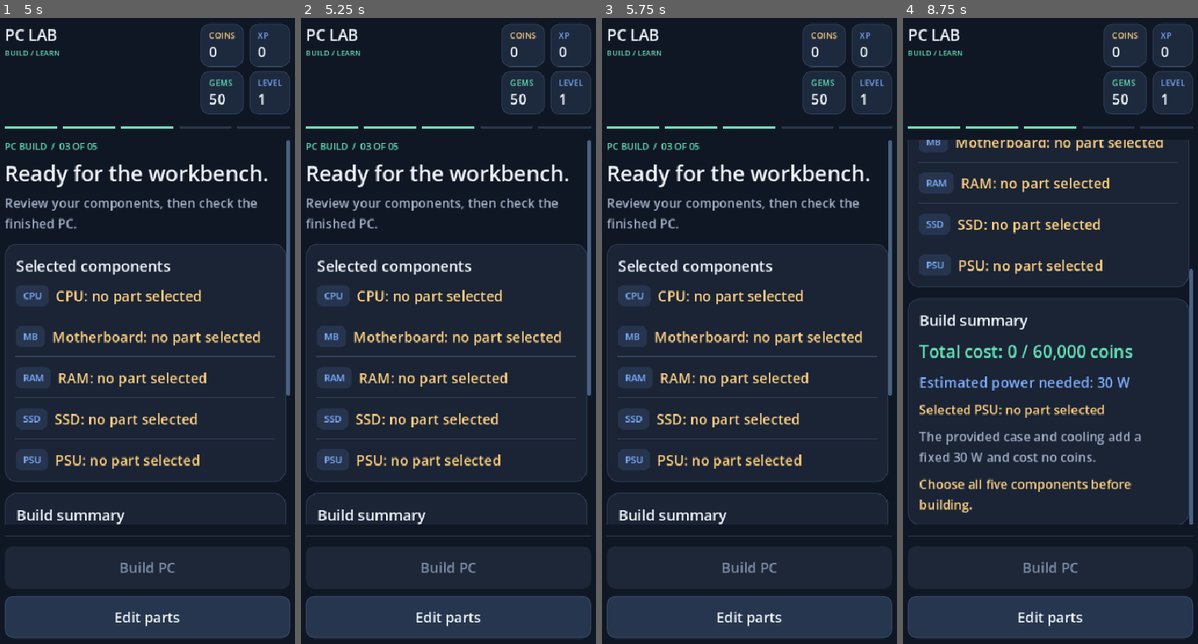
Above: before the commit, frames 1-4 (left to right).
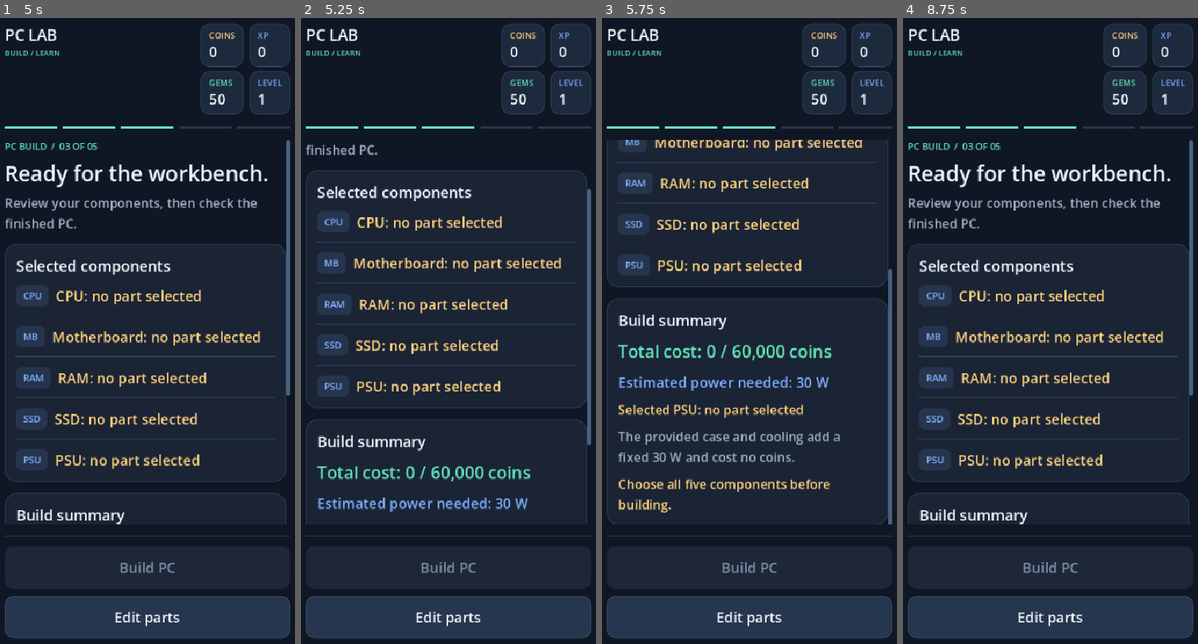
Above: after the commit, the same moments.

Repository: weebfetish/android-game
Game: Godot game, scene res://scenes/screens/pc_build.tscn
The game is run twice, just before and just after one commit, with the same random seed, the same clock (stepped at 60 frames per second) and the same inputs. This scene is started directly instead of the project's main scene.
Inputs (mouse positions are in pixels of both pictures, inside the frame that each line leads up to):
- Up to frame 1 (5 s): click "Edit parts" at 0.5 s; click "Edit parts" at 1.25 s; click "Edit parts" at 2 s; tap Enter at 2.75, 4.25 s; move the mouse to (215, 299) at 2.77 s; click (215, 299) at 2.92 s; tap Space at 3.5 s; drag from (85, 362) to (132, 456) at 3.52 s; move the mouse to (179, 193) at 4.27 s; click (179, 193) at 4.42 s
- Up to frame 2 (5.25 s): tap Space at 5 s; drag from (433, 456) to (354, 237) at 5.02 s
- Up to frame 3 (5.75 s): no input
- Up to frame 4 (8.75 s): tap Enter at 5.75 s; move the mouse to (1144, 424) at 5.77 s; click (1144, 424) at 5.92 s; tap Space at 6.5 s; drag from (956, 237) to (1003, 174) at 6.52 s; move the mouse to (1065, 331) at 7.27 s; click (1065, 331) at 7.42 s; drag from (1003, 174) to (988, 362) at 8.02 s

Frame 1 is identical in both runs. In frame 2, 12% of the frame differs, in the area x 1-99%, y 19-81%; in frame 3, 13%; in frame 4, 13%.

Commit message:
Prepare Android device build

Diff:
--- a/project.godot
+++ b/project.godot
@@ -31,6 +31,12 @@
 window/size/window_height_override=780
 window/stretch/mode="canvas_items"
 window/stretch/aspect="expand"
+window/handheld/orientation=1
+
+[input_devices]
+
+pointing/emulate_mouse_from_touch=true
+pointing/emulate_touch_from_mouse=false
 
 [rendering]
 
--- a/scripts/ui/part_choice_card.gd
+++ b/scripts/ui/part_choice_card.gd
@@ -16,6 +16,8 @@
 	set_meta("part_id", part.id)
 	set_meta("category", part.category)
 	toggle_mode = true
+	# Let the page receive finger drags and cancel a tap when scrolling begins.
+	mouse_filter = Control.MOUSE_FILTER_PASS
 	custom_minimum_size.y = 174
 	size_flags_horizontal = Control.SIZE_EXPAND_FILL
 	mouse_default_cursor_shape = Control.CURSOR_POINTING_HAND
--- a/scripts/ui/screen_ui.gd
+++ b/scripts/ui/screen_ui.gd
@@ -179,6 +179,8 @@
 
 static func card(parent: Node, title: String) -> VBoxContainer:
 	var panel := PanelContainer.new()
+	# Decorative panels must not stop touch drags before the page scrolls.
+	panel.mouse_filter = Control.MOUSE_FILTER_PASS
 	panel.size_flags_horizontal = Control.SIZE_EXPAND_FILL
 	parent.add_child(panel)
 	var content := VBoxContainer.new()
@@ -217,6 +219,8 @@
 
 static func button(text: String, primary: bool = false) -> Button:
 	var result := Button.new()
+	# Buttons on the job board can also be the starting point of a swipe.
+	result.mouse_filter = Control.MOUSE_FILTER_PASS
 	result.text = text
 	result.custom_minimum_size.y = 60
 	result.size_flags_horizontal = Control.SIZE_EXPAND_FILL
--- /dev/null
+++ b/tests/android_input_tests.gd
@@ -0,0 +1,270 @@
+extends RefCounted
+## Desktop engine checks of native touch events and separate-process local saves.
+## These checks do not replace testing an exported APK on an Android device.
+
+var _tree: SceneTree
+var _state: Node
+var _report: Callable
+
+
+func run(tree: SceneTree, state: Node, report: Callable) -> void:
+	_tree = tree
+	_state = state
+	_report = report
+	_expect(Input.emulate_mouse_from_touch and not Input.emulate_touch_from_mouse,
+		"Project input settings turn native touches into button clicks without duplicate touch emulation")
+	_expect(ProjectSettings.get_setting("display/window/handheld/orientation") == 1,
+		"The Android window requests portrait orientation")
+	var presets := ConfigFile.new()
+	var preset_loaded: bool = presets.load("res://export_presets.cfg") == OK
+	_expect(preset_loaded, "Android export configuration can be read")
+	if preset_loaded:
+		_expect(presets.get_value("preset.0", "platform", "") == "Android" and presets.get_value("preset.0", "runnable", false),
+			"The runnable test export targets Android")
+		_expect(presets.get_value("preset.0", "export_filter", "") == "all_resources",
+			"The Android export includes dynamically loaded gameplay resources")
+		var exclusions: PackedStringArray = str(presets.get_value("preset.0", "exclude_filter", "")).split(",")
+		_expect(exclusions.has("tests/*") and exclusions.has("docs/*") and exclusions.has("README.md"),
+			"The Android game package excludes test helpers and documentation")
+	var previous_size: Vector2i = tree.root.size
+	var previous_scale_size: Vector2i = tree.root.content_scale_size
+	for viewport_size in [Vector2i(360, 800), Vector2i(440, 900)]:
+		_state.reset_progress()
+		tree.root.content_scale_size = viewport_size
+		tree.root.size = viewport_size
+		var main: Node = load("res://scenes/main.tscn").instantiate()
+		tree.root.add_child(main)
+		await _frames()
+		await _test_phone_input(main, viewport_size)
+		main.queue_free()
+		await _frames()
+	tree.root.size = previous_size
+	tree.root.content_scale_size = previous_scale_size
+	_state.reset_progress()
+	await _frames()
+	_test_process_restart()
+
+
+func _test_phone_input(main: Node, viewport_size: Vector2i) -> void:
+	var profile: String = "%d x %d" % [viewport_size.x, viewport_size.y]
+	_check_targets_and_width(main, profile + " menu")
+	await _test_customer_button_swipe(main, profile)
+	if not await _tap_button(main, "StartButton"):
+		return
+	_expect(main.get("current_screen_name") == "customer_request", "A native finger tap opens the %s customer request" % profile)
+	if main.get("current_screen_name") != "customer_request":
+		return
+	_check_targets_and_width(main, profile + " request")
+	if not await _tap_button(main, "AcceptButton"):
+		return
+	_expect(main.get("current_screen_name") == "parts_shop", "A native finger tap accepts the %s customer request" % profile)
+	if main.get("current_screen_name") != "parts_shop":
+		return
+	_check_targets_and_width(main, profile + " shop")
+	var scroll: ScrollContainer = main.find_child("PageScroll", true, false) as ScrollContainer
+	var cpu: Button = main.find_child("cpu_s4", true, false) as Button
+	if scroll == null or cpu == null:
+		_expect(false, "The native touch shop exposes its page and first CPU")
+		return
+	# Bring the target into view without changing game state. The interaction
+	# itself goes through Input, the viewport, and the native Button handler.
+	scroll.ensure_control_visible(cpu)
+	await _frames()
+	if not await _tap_button(main, "cpu_s4"):
+		return
+	var selected: PartData = _state.selected_parts.get("cpu")
+	_expect(selected != null and selected.id == "cpu_s4" and cpu.button_pressed,
+		"A native finger tap selects exactly one CPU at %s" % profile)
+	if not await _tap_button(main, "cpu_s4"):
+		return
+	_expect(not _state.selected_parts.has("cpu") and not cpu.button_pressed,
+		"A second native finger tap deselects the CPU at %s" % profile)
+	var before: int = scroll.scroll_vertical
+	var start: Vector2 = cpu.get_global_rect().get_center()
+	# The endpoint stays inside the original card; scrolling must cancel the
+	# pending button press instead of relying on the finger leaving its bounds.
+	_expect(cpu.get_global_rect().has_point(start + Vector2(0, -80)),
+		"The short %s shop swipe ends within the original component card" % profile)
+	await _swipe_with_touchscreen(start, Vector2(0, -80), profile + " shop")
+	_expect(scroll.scroll_vertical > before + 24 and scroll.scroll_horizontal == 0,
+		"A native finger swipe scrolls the %s shop vertically" % profile)
+	_expect(_state.selected_parts.is_empty(),
+		"Swiping over a component card does not accidentally select it at %s" % profile)
+	_check_targets_and_width(main, profile + " swiped shop")
+	# Complete the same study request using native taps, including the sticky
+	# action buttons on the remaining phone screens.
+	for part_id in ["cpu_s4", "board_a", "ram_ddr4", "ssd_256", "psu_180"]:
+		var choice: Button = main.find_child(part_id, true, false) as Button
+		scroll.ensure_control_visible(choice)
+		await _frames()
+		if not await _tap_button(main, part_id):
+			return
+	_expect(_state.has_all_parts(), "Native taps choose the five study parts at %s" % profile)
+	for transition in [["ContinueButton", "pc_build"], ["BuildButton", "result_screen"], ["RewardButton", "reward"]]:
+		if not await _tap_button(main, transition[0]):
+			return
+		_expect(main.get("current_screen_name") == transition[1],
+			"A native tap reaches the %s phone screen at %s" % [transition[1], profile])
+		_check_targets_and_width(main, profile + " " + transition[1])
+	_expect(_state.coins == 5000 and _state.xp == 100 and _state.gems == 51,
+		"The native phone flow awards the study reward exactly once at %s" % profile)
+	if await _tap_button(main, "MenuButton"):
+		_expect(main.get("current_screen_name") == "main_menu",
+			"A native tap returns from reward to the phone menu at %s" % profile)
+
+
+func _test_customer_button_swipe(main: Node, profile: String) -> void:
+	var scroll: ScrollContainer = main.find_child("PageScroll", true, false) as ScrollContainer
+	var button: Button = main.find_child("Job_study", true, false) as Button
+	scroll.ensure_control_visible(button)
+	await _frames()
+	var rectangle: Rect2 = button.get_global_rect()
+	var start := Vector2(rectangle.get_center().x, rectangle.end.y - 8)
+	var movement := Vector2(0, -minf(40, rectangle.size.y - 16))
+	var before: int = scroll.scroll_vertical
+	var clicks: Array[int] = [0]
+	var record := func() -> void: clicks[0] += 1
+	button.pressed.connect(record)
+	_expect(rectangle.has_point(start + movement),
+		"The short %s menu swipe ends within the same customer button" % profile)
+	await _swipe_with_touchscreen(start, movement, profile + " menu")
+	if is_instance_valid(button):
+		button.pressed.disconnect(record)
+	_expect(is_instance_valid(scroll) and scroll.scroll_vertical > before + 3,
+		"A native swipe over the %s customer button scrolls the job board" % profile)
+	_expect(clicks[0] == 0 and main.get("current_screen_name") == "main_menu",
+		"Swiping inside the %s customer button does not open a request" % profile)
+	_check_targets_and_width(main, profile + " swiped menu")
+
+
+func _swipe_with_touchscreen(start: Vector2, movement: Vector2, name: String) -> void:
+	# Godot 4.7's ScrollContainer requires a touchscreen display capability.
+	# Android reports one; desktop/headless displays require test emulation.
+	# This changes only the test process during the swipe, not project settings
+	# or UI filters. Native events still enter through Input.parse_input_event.
+	var previous_emulation: bool = Input.emulate_touch_from_mouse
+	if not DisplayServer.is_touchscreen_available():
+		Input.emulate_touch_from_mouse = true
+	_expect(DisplayServer.is_touchscreen_available(),
+		"The %s swipe has a real or simulated touchscreen capability" % name)
+	await _finger_drag(start, movement)
+	Input.emulate_touch_from_mouse = previous_emulation
+	_expect(not Input.emulate_touch_from_mouse,
+		"The %s swipe restores the project's normal input settings" % name)
+
+
+func _tap_button(main: Node, button_name: String) -> bool:
+	var button: Button = main.find_child(button_name, true, false) as Button
+	var viewport_rect := Rect2(Vector2.ZERO, Vector2(_tree.root.size))
+	_expect(button != null and not button.disabled and viewport_rect.has_point(button.get_global_rect().get_center()),
+		"The native touch target %s is enabled and on screen" % button_name)
+	if button == null or button.disabled or not viewport_rect.has_point(button.get_global_rect().get_center()):
+		return false
+	var clicks: Array[int] = [0]
+	var record_click := func() -> void:
+		clicks[0] += 1
+	button.pressed.connect(record_click)
+	var point: Vector2 = button.get_global_rect().get_center()
+	_send_touch(point, true)
+	await _frames()
+	_send_touch(point, false)
+	await _frames()
+	if is_instance_valid(button):
+		button.pressed.disconnect(record_click)
+	_expect(clicks[0] == 1, "Native touch press and release activate %s exactly once" % button_name)
+	return clicks[0] == 1
+
+
+func _finger_drag(start: Vector2, movement: Vector2) -> void:
+	_send_touch(start, true)
+	await _frames()
+	var previous: Vector2 = start
+	for step in range(1, 13):
+		var point: Vector2 = start + movement * float(step) / 12.0
+		var event := InputEventScreenDrag.new()
+		event.index = 0
+		event.position = _tree.root.get_final_transform() * point
+		event.relative = _tree.root.get_final_transform().basis_xform(point - previous)
+		event.velocity = event.relative * 60.0
+		Input.parse_input_event(event)
+		Input.flush_buffered_events()
+		await _tree.process_frame
+		previous = point
+	_send_touch(start + movement, false)
+	await _frames()
+
+
+func _send_touch(point: Vector2, pressed: bool) -> void:
+	var event := InputEventScreenTouch.new()
+	event.index = 0
+	event.position = _tree.root.get_final_transform() * point
+	event.pressed = pressed
+	Input.parse_input_event(event)
+	Input.flush_buffered_events()
+
+
+func _check_targets_and_width(main: Node, page_name: String) -> void:
+	var targets_fit: bool = true
+	for button in main.find_children("*", "BaseButton", true, false):
+		if button.is_visible_in_tree() and (button.size.x < 48 or button.size.y < 48):
+			targets_fit = false
+			print("Small touch target: %s %s" % [button.get_path(), button.size])
+	_expect(targets_fit, "%s buttons have at least 48 logical pixels on both sides" % page_name)
+	var scroll: ScrollContainer = main.find_child("PageScroll", true, false) as ScrollContainer
+	var body: Control = main.find_child("PageBody", true, false) as Control
+	var screen: Control = main.get("current_screen") as Control
+	var viewport_bounds := Rect2(Vector2.ZERO, Vector2(_tree.root.size))
+	_expect(scroll != null and body != null and _fits_width(body, scroll.get_global_rect()) and _fits_width(screen, viewport_bounds),
+		"%s has no horizontal content overflow" % page_name)
+
+
+func _fits_width(node: Node, bounds: Rect2) -> bool:
+	if node is Control and node.is_visible_in_tree():
+		var rectangle: Rect2 = node.get_global_rect()
+		if rectangle.position.x < bounds.position.x - 1 or rectangle.end.x > bounds.end.x + 1:
+			return false
+	for child in node.get_children():
+		if not _fits_width(child, bounds):
+			return false
+	return true
+
+
+func _test_process_restart() -> void:
+	var path := "user://pc_builder_process_test_%d_%d.json" % [OS.get_process_id(), Time.get_ticks_usec()]
+	var project_path: String = ProjectSettings.globalize_path("res://")
+	var results: Array[Dictionary] = []
+	for mode in ["write", "read"]:
+		var output: Array = []
+		# Bound a child runtime as well as checking its output, so a script error
+		# cannot leave the parent waiting forever for a broken child process.
+		var arguments: PackedStringArray = ["--headless", "--path", project_path, "--quit-after", "600", "--script", "res://tests/save_process_probe.gd", "--", mode, path]
+		var code := OS.execute(OS.get_executable_path(), arguments, output, true)
+		_expect(code == 0, "The isolated save %s process exits successfully" % mode)
+		var result: Dictionary = {}
+		for block in output:
+			for line in str(block).split("\n"):
+				if line.begins_with("PROCESS_SAVE_RESULT:"):
+					var parsed: Variant = JSON.parse_string(line.trim_prefix("PROCESS_SAVE_RESULT:"))
+					if parsed is Dictionary:
+						result = parsed
+		if code != 0 or result.is_empty():
+			for block in output:
+				print(block)
+		results.append(result)
+	_expect(not results[0].is_empty() and not results[1].is_empty() and results[0].get("pid") != results[1].get("pid") and results[1].get("pid") != OS.get_process_id(),
+		"Writing and resuming progress occur in separate Godot processes")
+	var resumed: Dictionary = results[1]
+	_expect(resumed.get("before_coins") == 0 and resumed.get("coins") == 13000 and resumed.get("xp") == 300 and resumed.get("level") == 3 and resumed.get("gems") == 52 and resumed.get("current_job_id") == "esports" and resumed.get("completed_jobs") == ["study", "gaming"],
+		"A fresh process resumes the two saved customer rewards and next esports job")
+	for own_path in [path, path + ".tmp", path + ".bak"]:
+		if FileAccess.file_exists(own_path):
+			DirAccess.remove_absolute(ProjectSettings.globalize_path(own_path))
+
+
+func _frames() -> void:
+	await _tree.process_frame
+	await _tree.process_frame
+
+
+func _expect(condition: bool, message: String) -> void:
+	_report.call(condition, message)
--- /dev/null
+++ b/tests/android_readiness_probe.gd
@@ -0,0 +1,29 @@
+extends SceneTree
+## Run separately for native touch checks, with or without --headless.
+
+const AndroidChecks = preload("res://tests/android_input_tests.gd")
+
+var _checks: int = 0
+var _failures: int = 0
+
+
+func _initialize() -> void:
+	_run.call_deferred()
+
+
+func _run() -> void:
+	await process_frame
+	var state: Node = root.get_node("GameState")
+	state.save_path = "user://pc_builder_android_probe_%d_%d.json" % [OS.get_process_id(), Time.get_ticks_usec()]
+	state.save_enabled = false
+	var checks := AndroidChecks.new()
+	await checks.run(self, state, _check)
+	print("Android readiness probes: %d checks, %d failures." % [_checks, _failures])
+	quit(0 if _failures == 0 else 1)
+
+
+func _check(condition: bool, message: String) -> void:
+	_checks += 1
+	if not condition:
+		_failures += 1
+		push_error("TEST FAILED: " + message)
--- a/tests/run_tests.gd
+++ b/tests/run_tests.gd
@@ -5,6 +5,7 @@
 const Catalog = preload("res://scripts/data/parts_catalog.gd")
 const Validator = preload("res://scripts/build_validator.gd")
 const ProgressionChecks = preload("res://tests/progression_tests.gd")
+const AndroidChecks = preload("res://tests/android_input_tests.gd")
 const ART_PATHS: Dictionary = {
 	"cpu": "res://assets/icons/cpu.png",
 	"motherboard": "res://assets/icons/motherboard.png",
@@ -38,6 +39,9 @@
 		var original_save_enabled: bool = state.save_enabled
 		state.save_path = "user://pc_builder_progression_test_%d_%d.json" % [OS.get_process_id(), Time.get_ticks_usec()]
 		state.save_enabled = false
+		state.reset_progress()
+		var android := AndroidChecks.new()
+		await android.run(self, state, _check)
 		state.reset_progress()
 		_test_rewards(state)
 		_test_deselection(state)
--- /dev/null
+++ b/tests/save_process_probe.gd
@@ -0,0 +1,56 @@
+extends SceneTree
+## Child-process probe. Refuses every path except its dedicated test filename.
+
+
+func _initialize() -> void:
+	_run.call_deferred()
+
+
+func _run() -> void:
+	var arguments: PackedStringArray = OS.get_cmdline_user_args()
+	if arguments.size() != 2 or arguments[0] not in ["write", "read"]:
+		_fail("Expected a save probe mode and isolated filename.")
+		return
+	var mode: String = arguments[0]
+	var path: String = arguments[1]
+	var filename: String = path.trim_prefix("user://")
+	if not path.begins_with("user://pc_builder_process_test_") or not filename.ends_with(".json") or filename.contains("/") or filename.contains("\\") or filename.contains(".."):
+		_fail("The save probe refuses a non-test path.")
+		return
+	var state: Node = root.get_node_or_null("GameState")
+	if state == null or state.save_enabled:
+		_fail("Normal save access must be disabled before running the probe.")
+		return
+	state.save_path = path
+	var before_coins: int = state.coins
+	if mode == "write":
+		state.reset_progress()
+		state.save_enabled = true
+		for job_id in ["study", "gaming"]:
+			if not state.start_job(job_id):
+				_fail("The test customer could not start.")
+				return
+			var ids: Array = ["cpu_s4", "board_a", "ram_ddr4", "ssd_256", "psu_180"] if job_id == "study" else ["cpu_p6", "board_b", "ram_ddr5", "ssd_512", "psu_350"]
+			for index in range(PartsCatalog.CATEGORIES.size()):
+				state.select_part(PartsCatalog.CATEGORIES[index], PartsCatalog.find_part(ids[index]))
+			if not state.evaluate_build()["success"] or not state.claim_reward() or not state.save_error.is_empty():
+				_fail("A test customer reward could not be saved.")
+				return
+	else:
+		if not state.load_progress() or not state.selected_parts.is_empty() or not state.last_result.is_empty():
+			_fail("The isolated profile could not resume as a fresh attempt.")
+			return
+	if state.coins != 13000 or state.xp != 300 or state.level != 3 or state.gems != 52:
+		_fail("The saved test progression does not match the two completed jobs.")
+		return
+	print("PROCESS_SAVE_RESULT:" + JSON.stringify({
+		"pid": OS.get_process_id(), "before_coins": before_coins,
+		"coins": state.coins, "xp": state.xp, "level": state.level, "gems": state.gems,
+		"completed_jobs": Array(state.completed_jobs), "current_job_id": state.current_job_id,
+	}))
+	quit(0)
+
+
+func _fail(message: String) -> void:
+	push_error(message)
+	quit(1)
Not shown, added: export_presets.cfg
Not shown, added: tests/android_input_tests.gd.uid
Not shown, added: tests/android_readiness_probe.gd.uid
Not shown, added: tests/save_process_probe.gd.uid
Not shown, added: docs/android_device_test.md
